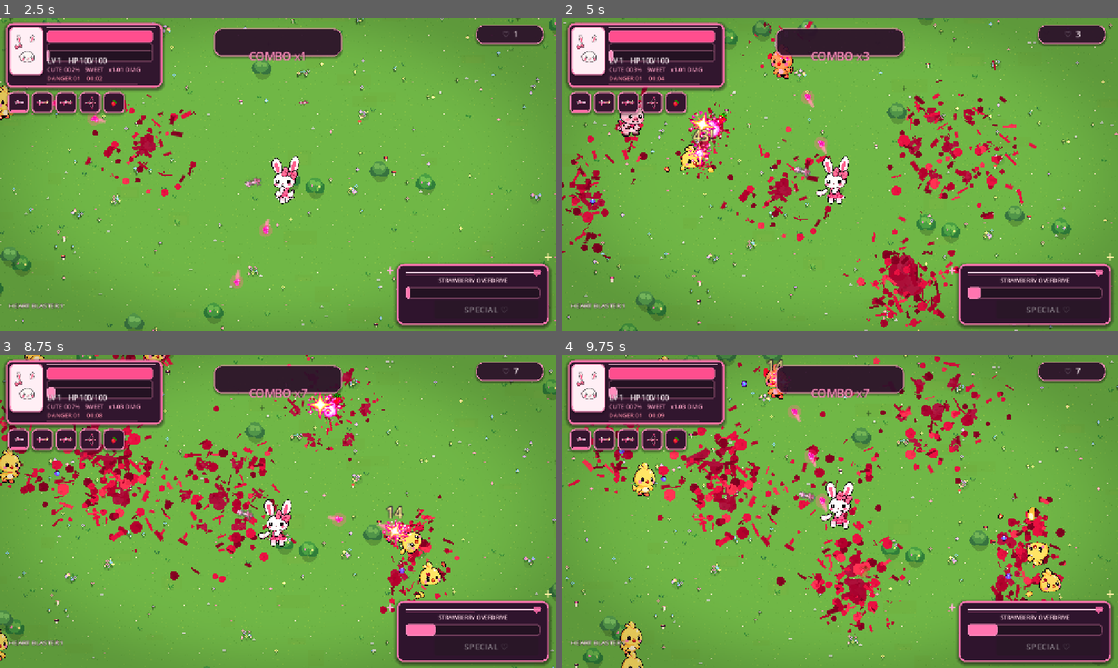
Above: before the commit, frames 1-4 (two rows, left to right).
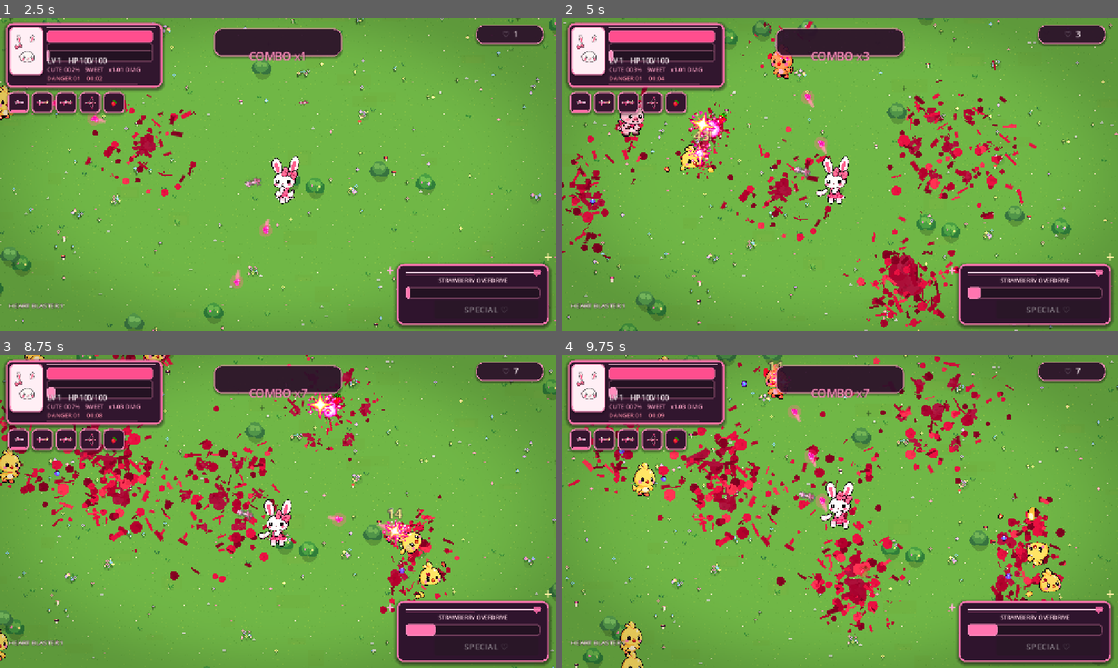
Above: after the commit, the same moments.

Repository: ramonsamagaio/cutecuterampage
Game: Godot game, scene res://scenes/Main.tscn
Same seed, same stepped clock (60 frames per second), same inputs: the game is played once before the commit and once after it.
Inputs (mouse positions are in pixels of both pictures, inside the frame that each line leads up to):
- Up to frame 1 (2.5 s): tap Enter at 0.5 s; move the mouse to (400, 158) at 0.52 s; hold Right (ui_right) 0.53-1.28 s; tap Shift at 0.6 s; tap Space at 0.77, 1.52 s; move the mouse to (166, 190) at 1.27 s; hold Down (ui_down) 1.28-2.03 s; tap Z at 1.35 s; move the mouse to (333, 105) at 2.02 s; hold Right (ui_right) from 2.03 s (still down); tap X at 2.1 s
- Up to frame 2 (5 s): move the mouse to (812, 237) at 2.77 s; release Right (ui_right) at 2.78 s; hold Up (ui_up) 2.78-3.53 s; tap C at 2.85 s; tap Space at 3.02, 3.77, 4.52 s; move the mouse to (1006, 221) at 3.52 s; hold Left (ui_left) from 3.53 s (still down); tap Shift at 3.6 s; move the mouse to (673, 127) at 4.27 s; tap Z at 4.35 s
- Up to frame 3 (8.75 s): move the mouse to (305, 511) at 5.02 s; release Left (ui_left) at 5.03 s; hold Down (ui_down) 5.03-5.78 s; tap X at 5.1, 8.1 s; move the mouse to (194, 433) at 5.77 s; hold Right (ui_right) 5.78-6.53 s; tap C at 5.85 s; tap Space at 6.02, 6.77, 7.52 s; move the mouse to (400, 495) at 6.52 s; hold Up (ui_up) 6.53-7.28 s; tap Shift at 6.6 s; move the mouse to (166, 527) at 7.27 s; hold Right (ui_right) 7.28-8.03 s; tap Z at 7.35 s; move the mouse to (333, 442) at 8.02 s; hold Down (ui_down) from 8.03 s (still down)
- Up to frame 4 (9.75 s): move the mouse to (812, 574) at 8.77 s; release Down (ui_down) at 8.78 s; hold Left (ui_left) 8.78-9.53 s; tap C at 8.85 s; tap Space at 9.02 s; move the mouse to (1006, 558) at 9.52 s; hold Up (ui_up) from 9.53 s (still down); tap Shift at 9.6 s

Frame 1 is identical in both runs. In frame 2, 0.1% of the frame differs, in the area x 23-39%, y 7-40%; in frame 3, 0.1%; in frame 4, less than 0.1%.

Commit message:
perf: budget expensive damage-label controls

Diff:
--- a/scripts/ui/damage_number.gd
+++ b/scripts/ui/damage_number.gd
@@ -1,12 +1,31 @@
 class_name DamageNumber
 extends Node2D
 
+const SOFT_CAP: int = 42
+const HARD_CAP: int = 72
+static var active_count: int = 0
+
 var age: float = 0.0
-var lifetime: float = 0.72
+var lifetime: float = 0.66
 var velocity: Vector2 = Vector2.ZERO
 var label: Label
+var _registered: bool = false
+
+static func should_spawn(critical: bool) -> bool:
+	if active_count >= HARD_CAP:
+		return false
+	if critical:
+		return true
+	if active_count < SOFT_CAP:
+		return true
+	return randf() < 0.34
 
 func configure(world_pos: Vector2, amount: float, critical: bool) -> void:
+	if active_count >= HARD_CAP:
+		queue_free()
+		return
+	active_count += 1
+	_registered = true
 	global_position = world_pos
 	z_as_relative = false
 	z_index = 95
@@ -17,20 +36,25 @@
 	label.horizontal_alignment = HORIZONTAL_ALIGNMENT_CENTER
 	label.vertical_alignment = VERTICAL_ALIGNMENT_CENTER
 	label.text = _format_amount(amount)
-	label.add_theme_font_size_override("font_size", 25 if critical else 18)
+	label.add_theme_font_size_override("font_size", 24 if critical else 17)
 	label.add_theme_color_override("font_color", Color("fff29a") if critical else Color.WHITE)
 	label.add_theme_color_override("font_outline_color", Color("27152d"))
-	label.add_theme_constant_override("outline_size", 5 if critical else 3)
+	label.add_theme_constant_override("outline_size", 4 if critical else 3)
 	add_child(label)
-	velocity = Vector2(randf_range(-18.0, 18.0), -72.0 if critical else -54.0)
-	scale = Vector2.ONE * (1.18 if critical else 1.0)
+	velocity = Vector2(randf_range(-16.0, 16.0), -68.0 if critical else -50.0)
+	scale = Vector2.ONE * (1.16 if critical else 1.0)
+
+func _exit_tree() -> void:
+	if _registered:
+		active_count = maxi(0, active_count - 1)
+		_registered = false
 
 func _process(delta: float) -> void:
 	age += delta
 	position += velocity * delta
 	velocity.y += 58.0 * delta
 	var t: float = clampf(age / lifetime, 0.0, 1.0)
-	modulate.a = 1.0 - smoothstep(0.58, 1.0, t)
+	modulate.a = 1.0 - smoothstep(0.56, 1.0, t)
 	if age >= lifetime:
 		queue_free()
 
